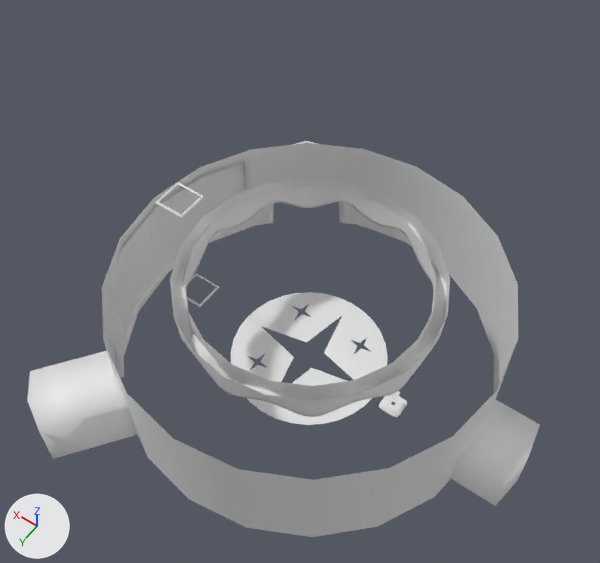
One commit to the Blender file Blender Models/Library.blend: the scene before it, then after it.
The view is the same before and after, from a 50 mm camera at (-18.8, 27.4, 51.2) aimed at (-0.1, 1.3, 10.1). Arrows for +X, +Y and +Z are at lower left; the lights stay in place. The same objects are shown in both versions, whatever each file hides. Materials are left out; every surface is plain grey.
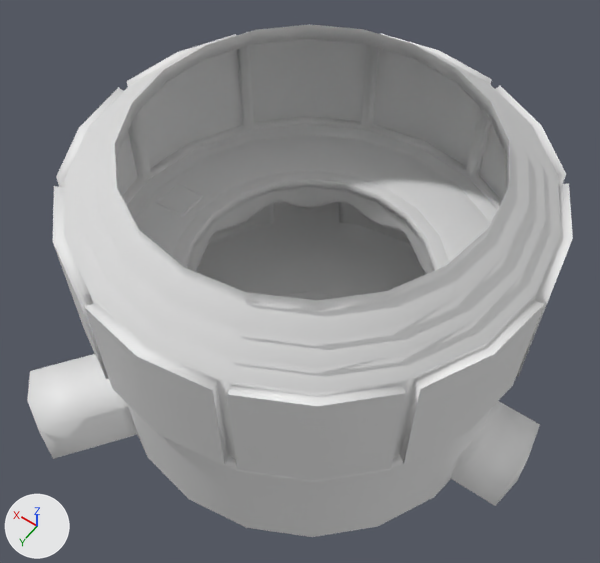
Patch to the scene script:
```diff
--- a/Blender Models/Library.blend.py
+++ b/Blender Models/Library.blend.py
@@ me_circle_013 @@
 # used by ob_circle_017; location = (0.0, 0.0, 0.0)
-me_circle_013.from_pydata(...)  # 20 vertices, 14 faces; spans x 11.47..13.77, y -7.71..7.1, z 0.81..7.2
+me_circle_013.from_pydata(...)  # 200 vertices, 308 faces; spans x -14.36..14.36, y -14.42..14.42, z 0.81..17.89
+# me_circle_013 part 1: 180 vertices added at x -14.36..14.36, y -14.42..14.42, z 10.05..17.89
@@ me_circle_023 @@
 # used by ob_circle_010; location = (0.0, 0.0, 0.0)
-me_circle_023.from_pydata(...)  # 198 vertices, 148 faces; spans x -16.8..13.8, y -15.9..16.7, z -0.2..8.2
+me_circle_023.from_pydata(...)  # 754 vertices, 1184 faces; spans x -16.8..14.4, y -15.9..16.7, z -0.2..20.7
+# me_circle_023 part 2: a new loose piece of 280 vertices spanning x -14.4..14.4, y -14.4..14.4, z 9.9..20.7
+# me_circle_023 part 3: a new loose piece of 80 vertices spanning x -8.1..8.1, y -8.1..8.1, z 9.1..9.9
+# me_circle_023 part 4: 100 vertices added at x -13.2..13.2, y -13.2..13.2, z 8.2..9.0
@@ me_circle_001 @@
 # used by ob_circle_001; location = (0.0, 0.0, 0.0)
-me_circle_001.from_pydata(...)  # 680 vertices, 740 faces; spans x -9.0..9.0, y -9.0..9.0, z 6.9..9.1
+me_circle_001.from_pydata(...)  # 1022 vertices, 1059 faces; spans x -16.8..13.6, y -15.9..16.7, z -0.2..9.9
+# me_circle_001 part 5: a new loose piece of 196 vertices spanning x -16.8..13.6, y -15.9..16.7, z -0.2..0.1
+# me_circle_001 part 6: a new loose piece of 126 vertices spanning x -12.7..12.7, y -12.7..12.7, z 9.8..9.9
@@ me_circle_025 @@
 # used by ob_circle_021; location = (0.0, 0.0, 0.0)
-me_circle_025.from_pydata(...)  # 72 vertices, 44 faces; spans x -7.96..-6.37, y -0.82..0.77, z 0.05..0.16
+me_circle_025.from_pydata(...)  # 72 vertices, 36 faces; spans x -7.96..-6.37, y -0.82..0.77, z -0.01..0.16
+# me_circle_025 part 7
+# 12 vertices are removed from x -7.64..-6.7, y -0.49..0.45, z 0.16
+# 44 faces are deleted
+# 12 new vertices lie (0.0, 0.0, -0.06) away from vertices in x -7.96..-6.37, y -0.82..0.77, z 0.05
+# 36 new faces join them
@@ me_circle_024 @@
 # used by ob_circle_020; location = (0.0, 0.0, 0.0)
-me_circle_024.from_pydata(...)  # 72 vertices, 36 faces; spans x -7.96..-6.37, y -0.82..0.77, z -0.01..0.16
+me_circle_024.from_pydata(...)  # 160 vertices, 120 faces; spans x -13.77..13.77, y -13.77..13.77, z 9.82..9.88
+# me_circle_024 part 8: 160 vertices added at x -13.77..13.77, y -13.77..13.77, z 9.82..9.88
+# me_circle_024 part 9: the surface is now shaded smooth
@@ me_circle_016 @@
 # used by ob_circle_018; location = (0.0, 0.0, 0.0)
-me_circle_016.from_pydata(...)  # 12 vertices, 10 faces; spans x -7.427..-6.979, y -0.363..0.325, z 1.367..1.555
+me_circle_016.from_pydata(...)  # 140 vertices, 106 faces; spans x -7.427..5.933, y -5.933..5.933, z -0.018..1.555
+# me_circle_016 part 10: a new loose piece of 128 vertices spanning x -5.933..5.933, y -5.933..5.933, z -0.018..0.051
@@ me_circle_007 @@
 # used by ob_circle_013; location = (0.0, 0.0, 0.0)
-me_circle_007.from_pydata(...)  # 144 vertices, 78 faces; spans x -5.73..5.73, y -5.73..5.73, z -0.05..-0.02
+me_circle_007.from_pydata(...)  # 168 vertices, 96 faces; spans x -5.73..11.77, y -5.73..5.73, z -0.05..9.9
+# me_circle_007 part 11: 12 vertices added at x 9.75..11.77, y -0.86..1.16, z 9.9
```

What differs and where, as boxes (x1, y1, x2, y2) in the pictures (600 x 563 px; the box of a moved part takes in the faces that stretch with it):
'Circle.010', reshaped (6% wider, 29% taller): before (27, 141, 540, 537); after (27, 24, 573, 537)
'Circle.017', reshaped (264% wider, 151% taller): before (109, 162, 246, 337); after (54, 39, 556, 480)
'Circle.001', reshaped: before (170, 179, 450, 417); after (133, 134, 491, 297)
'Circle.020', reshaped: before (379, 403, 406, 417); after (126, 124, 497, 269)
'Circle.018', reshaped: before (390, 391, 400, 400); after (276, 290, 344, 297)
part 1 of me_circle_013, added: after (54, 39, 556, 480)
part 2 of me_circle_023, added: after (53, 24, 573, 464)
part 3 of me_circle_023, added: after (184, 179, 437, 271)
part 4 of me_circle_023, added: after (226, 455, 402, 468)
part 5 of me_circle_001, added: after (196, 202, 426, 297)
part 6 of me_circle_001, added: after (133, 134, 491, 263)
part 7 of me_circle_025, moved or reshaped (not visible afterwards): before (379, 395, 407, 417)
part 8 of me_circle_024, added: after (126, 124, 497, 269)
part 10 of me_circle_016, added: after (276, 290, 344, 297)
part 11 of me_circle_007, added: after (159, 185, 200, 214)
